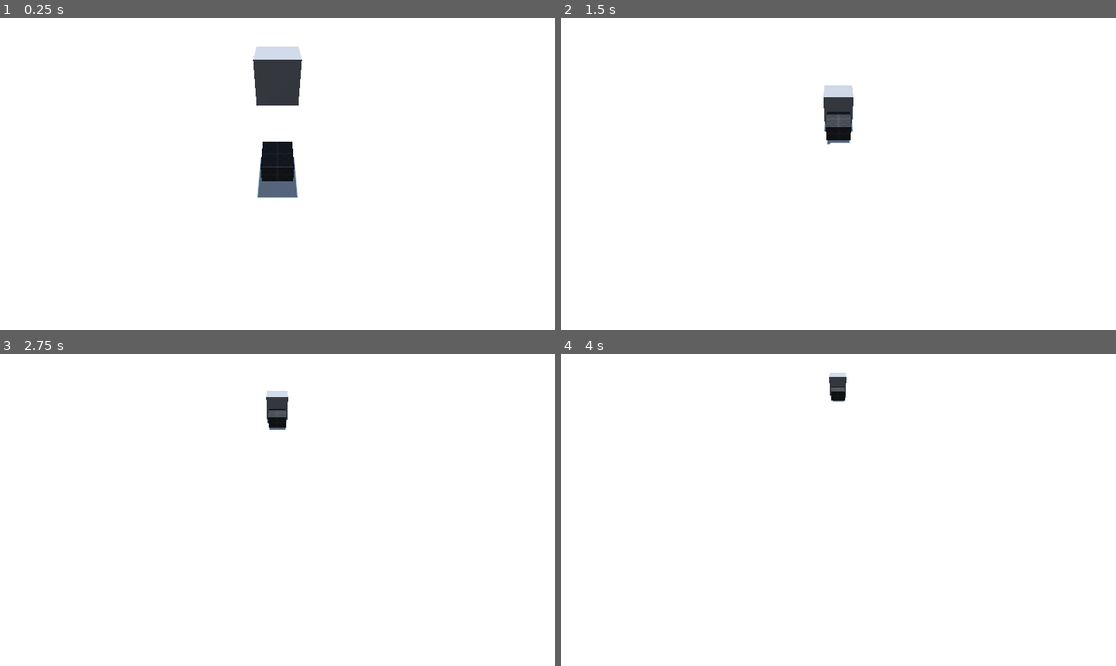
Above: before the commit, frames 1-4 (two rows, left to right).
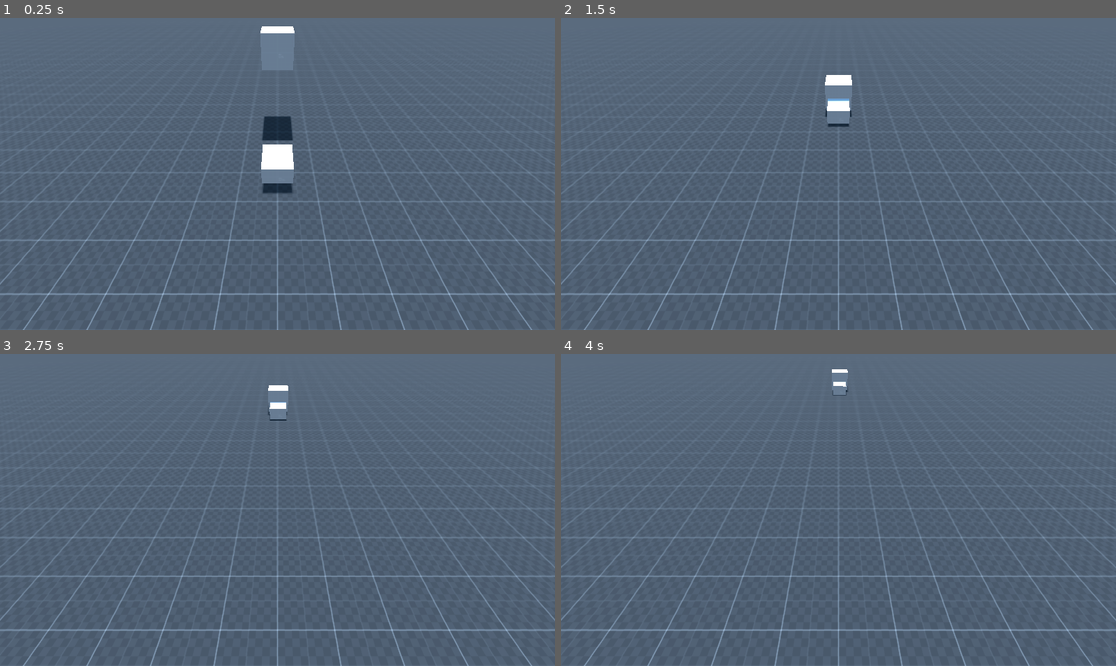
Above: after the commit, the same moments.

Repository: AlecVD/tankot
Game: Godot game, scene res://scenes/main.tscn
Two runs of this game, one before a commit and one after it. Both use one fixed random seed, a clock stepped at 60 frames per second and the inputs below.
Inputs (mouse positions are in pixels of both pictures, inside the frame that each line leads up to):
- Up to frame 1 (0.25 s): no input
- Up to frame 2 (1.5 s): move the mouse to (866, 174) at 0.52 s; hold Up (ui_up) from 0.53 s (still down); click (866, 174) at 0.67 s; move the mouse to (810, 174) at 1.27 s
- Up to frame 3 (2.75 s): keep holding Up (ui_up); move the mouse to (288, 503) at 2.02 s
- Up to frame 4 (4 s): keep holding Up (ui_up); move the mouse to (832, 516) at 2.77 s; click (832, 516) at 2.92 s; move the mouse to (877, 513) at 3.52 s

The runs differ from the first frame. In frame 1, 100% of the frame differs, in the area x 0-100%, y 0-100%; in frame 2, 100%; in frame 3, 100%; in frame 4, 100%.

Commit message:
fps counter

Diff:
--- a/assets/prototyping/prototype_light.tres
+++ b/assets/prototyping/prototype_light.tres
@@ -14,4 +14,3 @@
 anisotropy = 0.47
 uv1_offset = Vector3(2.08165e-12, 2.08165e-12, 2.08165e-12)
 uv1_triplanar = true
-uv1_world_triplanar = true
--- a/scenes/main.tscn
+++ b/scenes/main.tscn
@@ -1,10 +1,14 @@
-[gd_scene load_steps=11 format=3 uid="uid://bthjeatsgmplh"]
+[gd_scene load_steps=13 format=3 uid="uid://bthjeatsgmplh"]
 
 [ext_resource type="Material" uid="uid://yaynr845kreg" path="res://assets/prototyping/prototype_light.tres" id="1_5u7qy"]
 [ext_resource type="Script" path="res://scenes/main.gd" id="1_oc246"]
+[ext_resource type="Material" uid="uid://bo2tq65ltf4w8" path="res://assets/prototyping/prototype_dark.tres" id="2_rkgus"]
 [ext_resource type="PackedScene" uid="uid://be5bb508ygwlo" path="res://scenes/player/player.tscn" id="3_jo3yr"]
+[ext_resource type="Script" path="res://scenes/Hud.gd" id="4_k5iqa"]
 
 [sub_resource type="ProceduralSkyMaterial" id="ProceduralSkyMaterial_vonio"]
+sky_top_color = Color(0.486275, 0.745098, 0.984314, 1)
+ground_bottom_color = Color(0.415686, 0.360784, 0.298039, 1)
 
 [sub_resource type="Sky" id="Sky_xd03i"]
 sky_material = SubResource("ProceduralSkyMaterial_vonio")
@@ -17,7 +21,6 @@
 sdfgi_enabled = true
 
 [sub_resource type="BoxMesh" id="BoxMesh_hq64g"]
-material = ExtResource("1_5u7qy")
 size = Vector3(100, 0.5, 100)
 
 [sub_resource type="ConcavePolygonShape3D" id="ConcavePolygonShape3D_5wwtv"]
@@ -42,6 +45,7 @@
 [node name="Floor" type="MeshInstance3D" parent="."]
 transform = Transform3D(1, 0, 0, 0, 1, 0, 0, 0, 1, 2.08165e-12, -0.25, 2.08165e-12)
 mesh = SubResource("BoxMesh_hq64g")
+surface_material_override/0 = ExtResource("2_rkgus")
 
 [node name="StaticBody3D" type="StaticBody3D" parent="Floor"]
 
@@ -49,16 +53,30 @@
 shape = SubResource("ConcavePolygonShape3D_5wwtv")
 
 [node name="Box" type="RigidBody3D" parent="."]
-transform = Transform3D(1, 0, 0, 0, 1, 0, 0, 0, 1, 0, 2.4681, -1.08946)
+transform = Transform3D(1, 0, 0, 0, 1, 0, 0, 0, 1, 0, 2.4681, -3.48305)
 
 [node name="CollisionShape3D" type="CollisionShape3D" parent="Box"]
 shape = SubResource("BoxShape3D_bf13s")
 
 [node name="MeshInstance3D" type="MeshInstance3D" parent="Box"]
 mesh = SubResource("BoxMesh_4cel4")
+surface_material_override/0 = ExtResource("1_5u7qy")
 
 [node name="Player" parent="." instance=ExtResource("3_jo3yr")]
-transform = Transform3D(1, 0, 0, 0, 1, 0, 0, 0, 1, 0, 0.583611, 0)
+transform = Transform3D(1, 0, 0, 0, 1, 0, 0, 0, 1, 0, 0.5, 0)
+axis_lock_angular_y = false
 
 [node name="Camera3D" type="Camera3D" parent="."]
 transform = Transform3D(1, 0, 0, 0, 0.702339, 0.711842, 0, -0.711842, 0.702339, 2.08165e-12, 4, 4)
+
+[node name="Hud" type="Control" parent="."]
+layout_mode = 3
+anchors_preset = 0
+offset_right = 40.0
+offset_bottom = 40.0
+script = ExtResource("4_k5iqa")
+
+[node name="Fps" type="Label" parent="Hud"]
+layout_mode = 0
+offset_right = 40.0
+offset_bottom = 23.0
--- a/scenes/player/player.gd
+++ b/scenes/player/player.gd
@@ -1,7 +1,7 @@
 extends RigidBody3D
 
 const MOVE_SPEED = 50.0
-const TURN_SPEED = 100
+const TURN_SPEED = 150
 
 # Get the gravity from the project settings to be synced with RigidBody nodes.
 var gravity = ProjectSettings.get_setting("physics/3d/default_gravity")
@@ -9,10 +9,7 @@
 func _ready():
 	linear_damp = 10.0
 
-
 func _physics_process(delta):
-
-	# Get the input direction and handle the movement/deceleration.
 	# As good practice, you should replace UI actions with custom gameplay actions.
 	var move_dir = 0
 	var turn_dir = 0
@@ -27,7 +24,7 @@
 
 	rotation_degrees.y += turn_dir * TURN_SPEED * delta
 	var move_vec = global_transform.basis.z * MOVE_SPEED * move_dir
-	move_vec.y = 0.0
+	#move_vec.y = 0.0
 	#print(move_vec)
 	apply_central_force(move_vec)
 
--- a/scenes/player/player.tscn
+++ b/scenes/player/player.tscn
@@ -1,7 +1,7 @@
 [gd_scene load_steps=5 format=3 uid="uid://be5bb508ygwlo"]
 
-[ext_resource type="Material" uid="uid://bo2tq65ltf4w8" path="res://assets/prototyping/prototype_dark.tres" id="1_3jkdl"]
 [ext_resource type="Script" path="res://scenes/player/player.gd" id="1_521u5"]
+[ext_resource type="Material" uid="uid://yaynr845kreg" path="res://assets/prototyping/prototype_light.tres" id="2_a5b5t"]
 
 [sub_resource type="BoxMesh" id="BoxMesh_my2vy"]
 size = Vector3(0.8, 0.5, 1)
@@ -10,11 +10,12 @@
 points = PackedVector3Array(0.4, 0.25, 0.5, 0.4, -0.25, 0.5, 0.4, 0.25, -0.5, -0.4, 0.25, 0.5, -0.4, -0.25, 0.5, 0.4, -0.25, -0.5, -0.4, 0.25, -0.5, -0.4, -0.25, -0.5)
 
 [node name="Player" type="RigidBody3D"]
+axis_lock_angular_y = true
 script = ExtResource("1_521u5")
 
 [node name="MeshInstance3D" type="MeshInstance3D" parent="."]
 mesh = SubResource("BoxMesh_my2vy")
-surface_material_override/0 = ExtResource("1_3jkdl")
+surface_material_override/0 = ExtResource("2_a5b5t")
 
 [node name="CollisionShape3D" type="CollisionShape3D" parent="."]
 shape = SubResource("ConvexPolygonShape3D_44aa6")
Not shown, changed: assets/prototyping/default.png.import
Not shown, changed: assets/prototyping/prototype_dark.png.import
